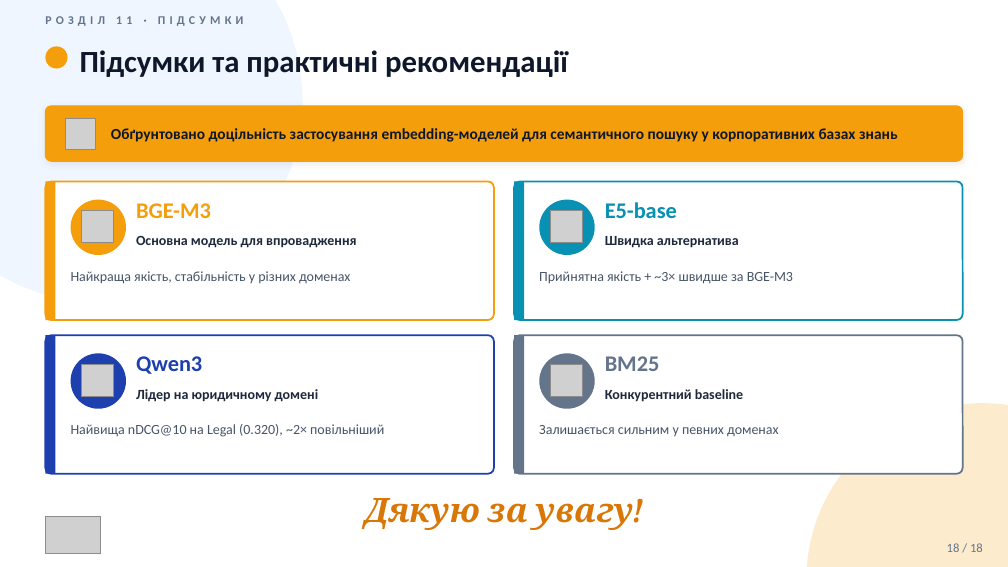
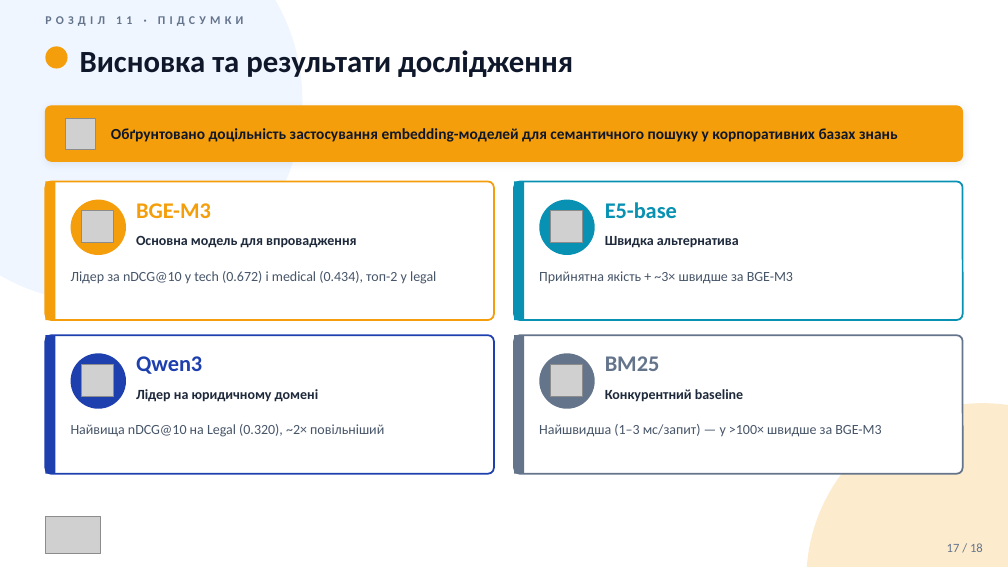
Before and after one commit to vitaliinnest/kb-semantic-search-benchmark, a slide deck: slide 17 of thesis/2026_М_ПІ_ІПЗм-24-1_Нестеренко_В_В.pptx (slide 18 before the commit). Drawn at 1008x567 pixels with LibreOffice and Linux fonts; fonts in the diff are those of the drawing; grey boxes stand for pictures. Boxes give left, top, right and bottom in pixels: in the first picture for what was removed or moved away, otherwise in the second. Text is boxed around its words. In the diff, an @@ line names an element or a change of style, - is before the commit and + after.

```diff
--- a/thesis/2026_М_ПІ_ІПЗм-24-1_Нестеренко_В_В.pptx
+++ b/thesis/2026_М_ПІ_ІПЗм-24-1_Нестеренко_В_В.pptx
@@ text at bbox=[80, 50, 573, 77]: text changed @@
-Підсумки та практичні рекомендації
+Висновка та результати дослідження
@@ text at bbox=[71, 271, 436, 284]: text changed @@
-Найкраща якість, стабільність у різних доменах
+Лідер за nDCG@10 у tech (0.672) і medical (0.434), топ-2 у legal
@@ text at bbox=[539, 424, 881, 437]: text changed @@
-Залишається сильним у певних доменах
+Найшвидша (1–3 мс/запит) — у >100× швидше за BGE-M3
@@ text removed at bbox=[365, 498, 634, 530] @@
-Дякую за увагу!
@@ text at bbox=[947, 543, 983, 552]: text changed @@
-18 / 18
+17 / 18
```
Also in this commit, not shown: 1 other slide changed, 2 other files.
